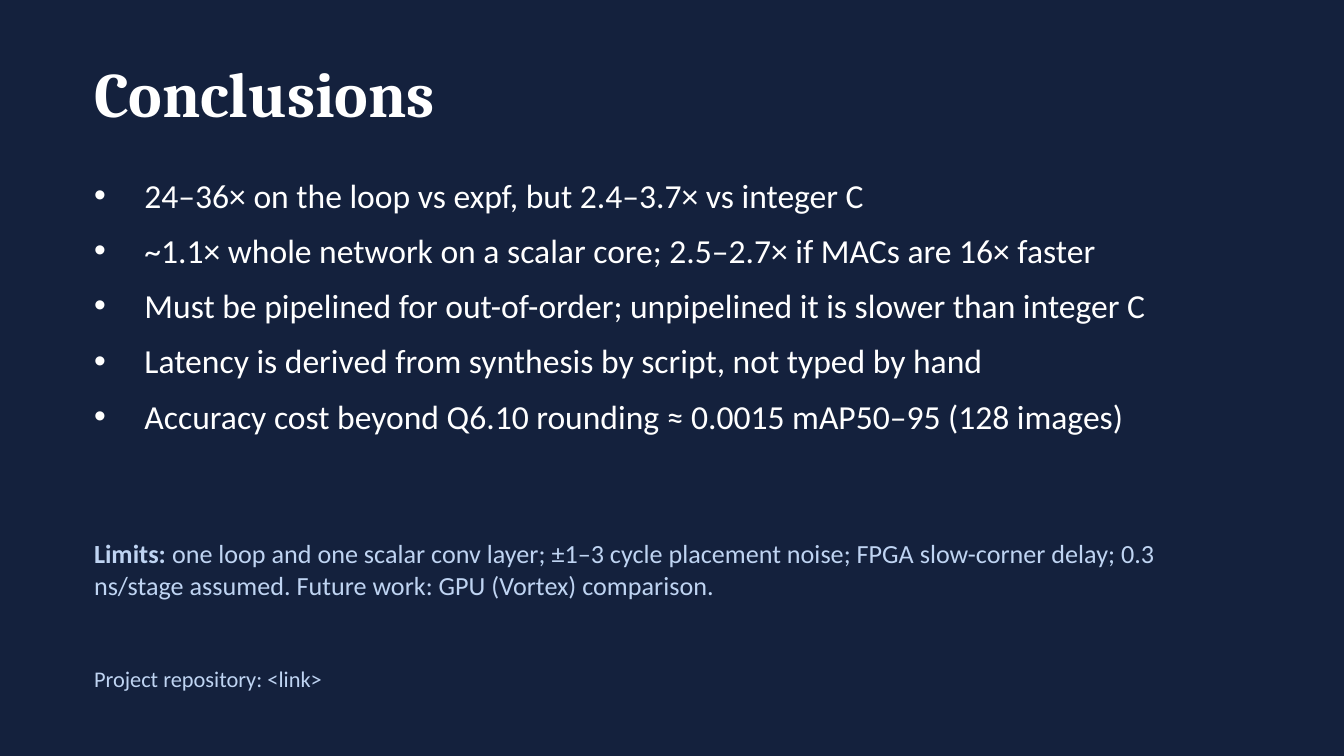
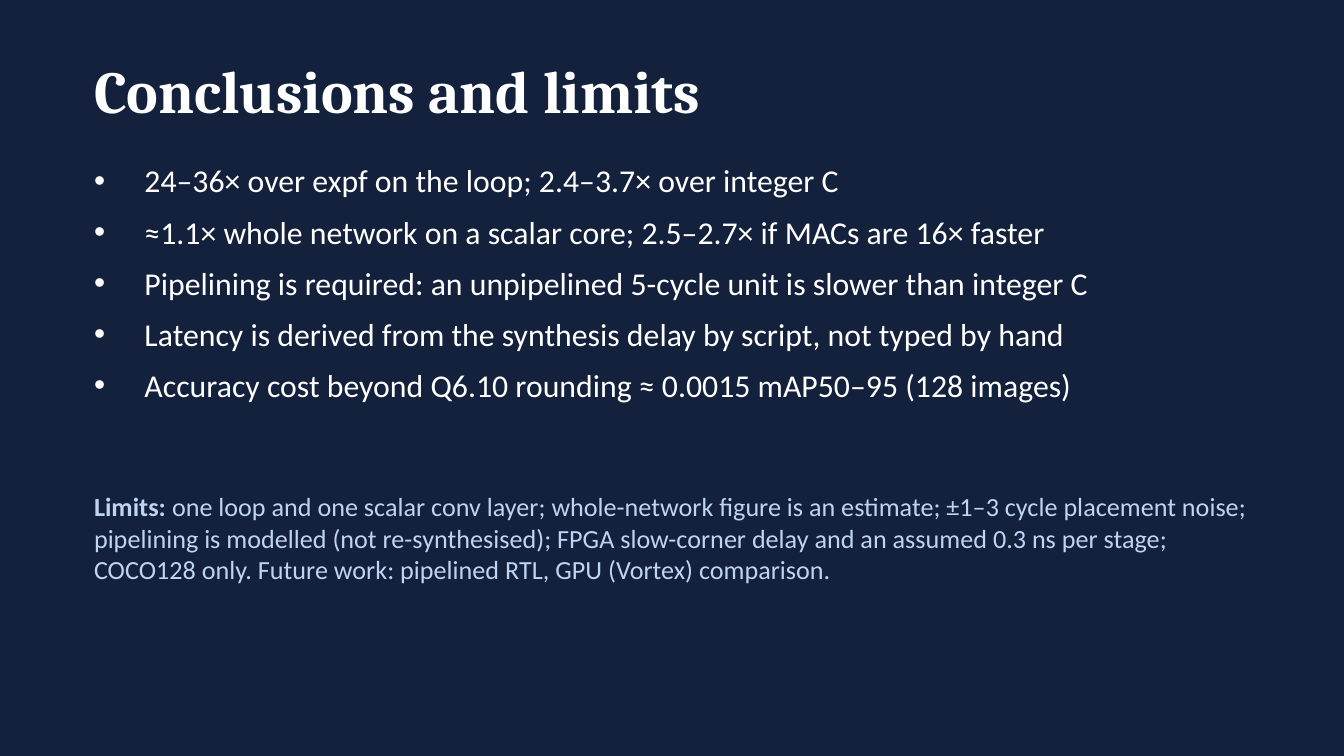
Before and after one commit to normie2099/SiLU-Architecture, a slide deck: slide 19 of results/slides/SiLU_class_presentation.pptx (slide 13 before the commit). Drawn at 1344x756 pixels with LibreOffice and Linux fonts; fonts in the diff are those of the drawing. Boxes give left, top, right and bottom in pixels: in the first picture for what was removed or moved away, otherwise in the second. Text is boxed around its words. In the diff, an @@ line names an element or a change of style, - is before the commit and + after.

Commit message:
Slides: full 19-slide deck with all figures and method explanations

```diff
--- a/results/slides/SiLU_class_presentation.pptx
+++ b/results/slides/SiLU_class_presentation.pptx
@@ text at [94,71,700,114]: text changed; size 34 to 32 pt @@
-Conclusions
+Conclusions and limits
@@ text "24–36× over expf on the ...": place and size @@
-text "24–36× over expf on the ..." at [144,184,1145,435]
+text "24–36× over expf on the ..." at [144,170,1088,403]
@@ text at [144,170,1088,351]: text changed; size 18 to 17 pt @@
-• 24–36× on the loop vs expf, but 2.4–3.7× vs integer C
-• ~1.1× whole network on a scalar core; 2.5–2.7× if MACs are 16× faster
-• Must be pipelined for out-of-order; unpipelined it is slower than integer C
-• Latency is derived from synthesis by script, not typed by hand
+• 24–36× over expf on the loop; 2.4–3.7× over integer C
+• ≈1.1× whole network on a scalar core; 2.5–2.7× if MACs are 16× faster
+• Pipelining is required: an unpipelined 5-cycle unit is slower than integer C
+• Latency is derived from the synthesis delay by script, not typed by hand
@@ text at [144,374,1070,403]: size 18 to 17 pt in "Accuracy cost beyond Q6.10 rounding ≈ 0.0015 ..."; less space between paragraphs @@
@@ text at [94,497,1246,583]: text changed @@
-Limits: one loop and one scalar conv layer; ±1–3 cycle placement noise; FPGA slow-corner delay; 0.3 ns/stage assumed. Future work: GPU (Vortex) comparison.
+Limits: one loop and one scalar conv layer; whole-network figure is an estimate; ±1–3 cycle placement noise; pipelining is modelled (not re-synthesised); FPGA slow-corner delay and an assumed 0.3 ns per stage; COCO128 only. Future work: pipelined RTL, GPU (Vortex) comparison.
@@ text removed at [94,671,321,691] @@
-Project repository: <link>
```
Also in this commit, not shown: 5 other slides changed, 13 slides added, 7 slides removed, 1 other file.
